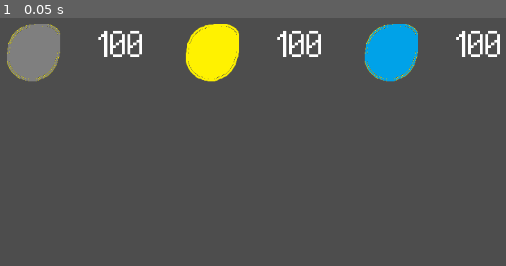
Above: before the commit, frame 1.
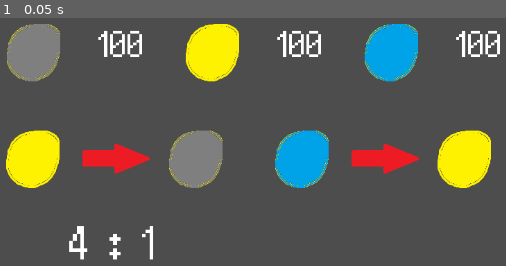
Above: after the commit, the same moment.

Repository: Mikihero/cozy-cat-resort
Game: Godot game, scene res://Scenes/gacha coin conversion.tscn
Same seed, same stepped clock (60 frames per second), same inputs: the game is played once before the commit and once after it. The project has no main scene, so this scene is started directly.
Inputs:
- Up to frame 1 (0.05 s): no input

The runs differ from the first frame. In frame 1, 11% of the frame differs, in the area x 1-98%, y 45-98%.

Commit message:
placeholders

Diff:
--- a/Scenes/gacha coin conversion.tscn
+++ b/Scenes/gacha coin conversion.tscn
@@ -1,8 +1,10 @@
-[gd_scene load_steps=4 format=3 uid="uid://yk6m8hxqmvdp"]
+[gd_scene load_steps=6 format=3 uid="uid://yk6m8hxqmvdp"]
 
 [ext_resource type="Texture2D" uid="uid://bi4ngf0fqyv3k" path="res://Placeholders/silver coin.png" id="1_eqp3x"]
 [ext_resource type="Texture2D" uid="uid://c65b2itdwqnxt" path="res://Placeholders/gold coin.png" id="2_721si"]
 [ext_resource type="Texture2D" uid="uid://h66oo5mpsyq8" path="res://Placeholders/diamond coin.png" id="3_s7llh"]
+[ext_resource type="Texture2D" uid="uid://ba2h4xc8re76n" path="res://Placeholders/gold to silver conversion.png" id="4_s7llh"]
+[ext_resource type="Texture2D" uid="uid://bie1ndfy5q2im" path="res://Placeholders/diamond to gold conversion.png" id="5_785vh"]
 
 [node name="Control" type="Control"]
 layout_mode = 3
@@ -12,25 +14,29 @@
 grow_horizontal = 2
 grow_vertical = 2
 
-[node name="coin display container" type="HBoxContainer" parent="."]
+[node name="full layout" type="VBoxContainer" parent="."]
 layout_mode = 1
-anchors_preset = 10
+anchors_preset = 15
 anchor_right = 1.0
-offset_bottom = 150.0
+anchor_bottom = 1.0
 grow_horizontal = 2
+grow_vertical = 2
+
+[node name="coin display container" type="HBoxContainer" parent="full layout"]
+layout_mode = 2
 alignment = 1
 
-[node name="silver coins" type="HBoxContainer" parent="coin display container"]
+[node name="silver coins" type="HBoxContainer" parent="full layout/coin display container"]
 clip_contents = true
 layout_direction = 2
 layout_mode = 2
 
-[node name="TextureRect" type="TextureRect" parent="coin display container/silver coins"]
+[node name="TextureRect" type="TextureRect" parent="full layout/coin display container/silver coins"]
 layout_mode = 2
 size_flags_horizontal = 0
 texture = ExtResource("1_eqp3x")
 
-[node name="RichTextLabel" type="RichTextLabel" parent="coin display container/silver coins"]
+[node name="RichTextLabel" type="RichTextLabel" parent="full layout/coin display container/silver coins"]
 custom_minimum_size = Vector2(100, 100)
 layout_mode = 2
 theme_override_font_sizes/normal_font_size = 80
@@ -38,17 +44,17 @@
 horizontal_alignment = 1
 vertical_alignment = 1
 
-[node name="golden coins" type="HBoxContainer" parent="coin display container"]
+[node name="golden coins" type="HBoxContainer" parent="full layout/coin display container"]
 clip_contents = true
 layout_direction = 2
 layout_mode = 2
 
-[node name="TextureRect" type="TextureRect" parent="coin display container/golden coins"]
+[node name="TextureRect" type="TextureRect" parent="full layout/coin display container/golden coins"]
 layout_mode = 2
 size_flags_horizontal = 0
 texture = ExtResource("2_721si")
 
-[node name="RichTextLabel" type="RichTextLabel" parent="coin display container/golden coins"]
+[node name="RichTextLabel" type="RichTextLabel" parent="full layout/coin display container/golden coins"]
 custom_minimum_size = Vector2(100, 100)
 layout_mode = 2
 theme_override_font_sizes/normal_font_size = 80
@@ -56,20 +62,54 @@
 horizontal_alignment = 1
 vertical_alignment = 1
 
-[node name="diamond coins" type="HBoxContainer" parent="coin display container"]
+[node name="diamond coins" type="HBoxContainer" parent="full layout/coin display container"]
 clip_contents = true
 layout_direction = 2
 layout_mode = 2
 
-[node name="TextureRect" type="TextureRect" parent="coin display container/diamond coins"]
+[node name="TextureRect" type="TextureRect" parent="full layout/coin display container/diamond coins"]
 layout_mode = 2
 size_flags_horizontal = 0
 texture = ExtResource("3_s7llh")
 
-[node name="RichTextLabel" type="RichTextLabel" parent="coin display container/diamond coins"]
+[node name="RichTextLabel" type="RichTextLabel" parent="full layout/coin display container/diamond coins"]
 custom_minimum_size = Vector2(100, 100)
 layout_mode = 2
 theme_override_font_sizes/normal_font_size = 80
 text = "100"
 horizontal_alignment = 1
 vertical_alignment = 1
+
+[node name="conversions container" type="HBoxContainer" parent="full layout"]
+layout_mode = 2
+size_flags_vertical = 3
+
+[node name="gold to silver conversion" type="VBoxContainer" parent="full layout/conversions container"]
+layout_mode = 2
+size_flags_horizontal = 10
+
+[node name="TextureRect" type="TextureRect" parent="full layout/conversions container/gold to silver conversion"]
+layout_mode = 2
+texture = ExtResource("4_s7llh")
+
+[node name="RichTextLabel" type="RichTextLabel" parent="full layout/conversions container/gold to silver conversion"]
+custom_minimum_size = Vector2(200, 115)
+layout_mode = 2
+size_flags_horizontal = 4
+size_flags_vertical = 2
+theme_override_font_sizes/normal_font_size = 100
+text = "4 : 1"
+horizontal_alignment = 1
+vertical_alignment = 1
+
+[node name="TextureButton" type="TextureButton" parent="full layout/conversions container/gold to silver conversion"]
+layout_mode = 2
+action_mode = 0
+
+[node name="diamond to gold conversion" type="VBoxContainer" parent="full layout/conversions container"]
+layout_mode = 2
+size_flags_horizontal = 2
+
+[node name="TextureRect" type="TextureRect" parent="full layout/conversions container/diamond to gold conversion"]
+layout_mode = 2
+texture = ExtResource("5_785vh")
Binary file added: Placeholders/buttom.png
Binary file added: Placeholders/diamond to gold conversion.png
Not shown, added: Placeholders/diamond to gold conversion.png.import
Binary file added: Placeholders/gold to silver conversion.png
Not shown, added: Placeholders/gold to silver conversion.png.import
